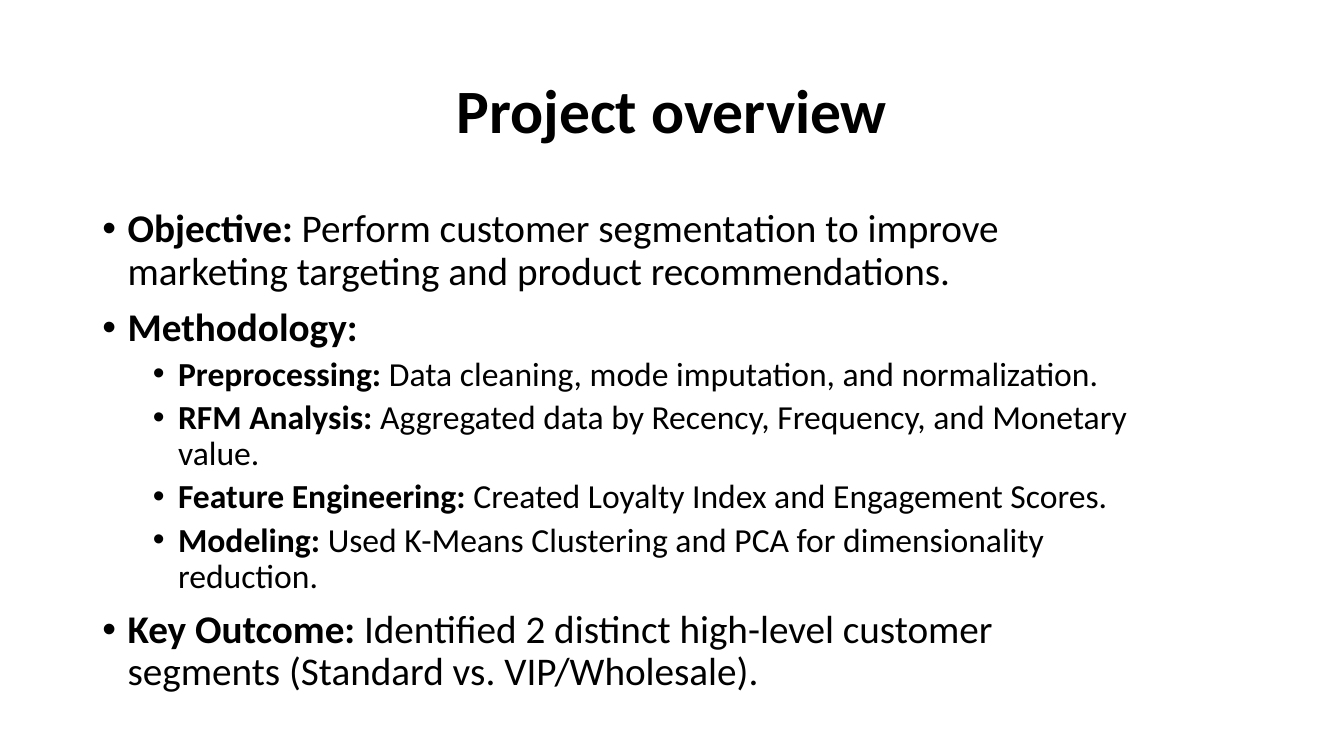
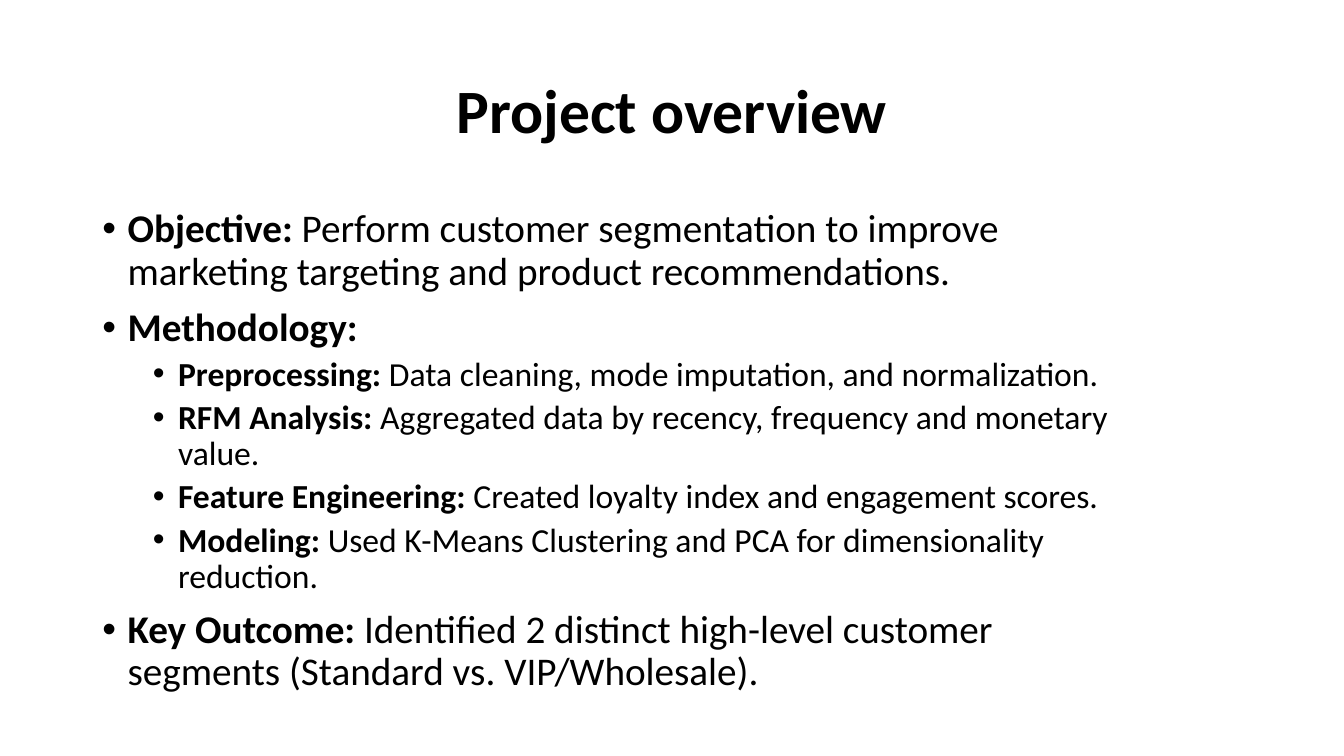
Before and after one commit to johnsteven9988776655/Nigerian_e-commerce, a slide deck: slide 2 of Customer Segmentation Analysis for Nigerian E-Commerce.pptx. Drawn at 1344x756 pixels with LibreOffice and Linux fonts; fonts in the diff are those of the drawing. Boxes give left, top, right and bottom in pixels: in the first picture for what was removed or moved away, otherwise in the second. Text is boxed around its words. In the diff, an @@ line names an element or a change of style, - is before the commit and + after.

Commit message:
updated

```diff
--- a/Customer Segmentation Analysis for Nigerian E-Commerce.pptx
+++ b/Customer Segmentation Analysis for Nigerian E-Commerce.pptx
@@ text at <box>178,405,1108,514</box>: text changed @@
-  • RFM Analysis: Aggregated data by Recency, Frequency, and Monetary value.
-  • Feature Engineering: Created Loyalty Index and Engagement Scores.
+  • RFM Analysis: Aggregated data by recency, frequency and monetary value.
+  • Feature Engineering: Created loyalty index and engagement scores.
```
Also in this commit, not shown: 1 slide added.
